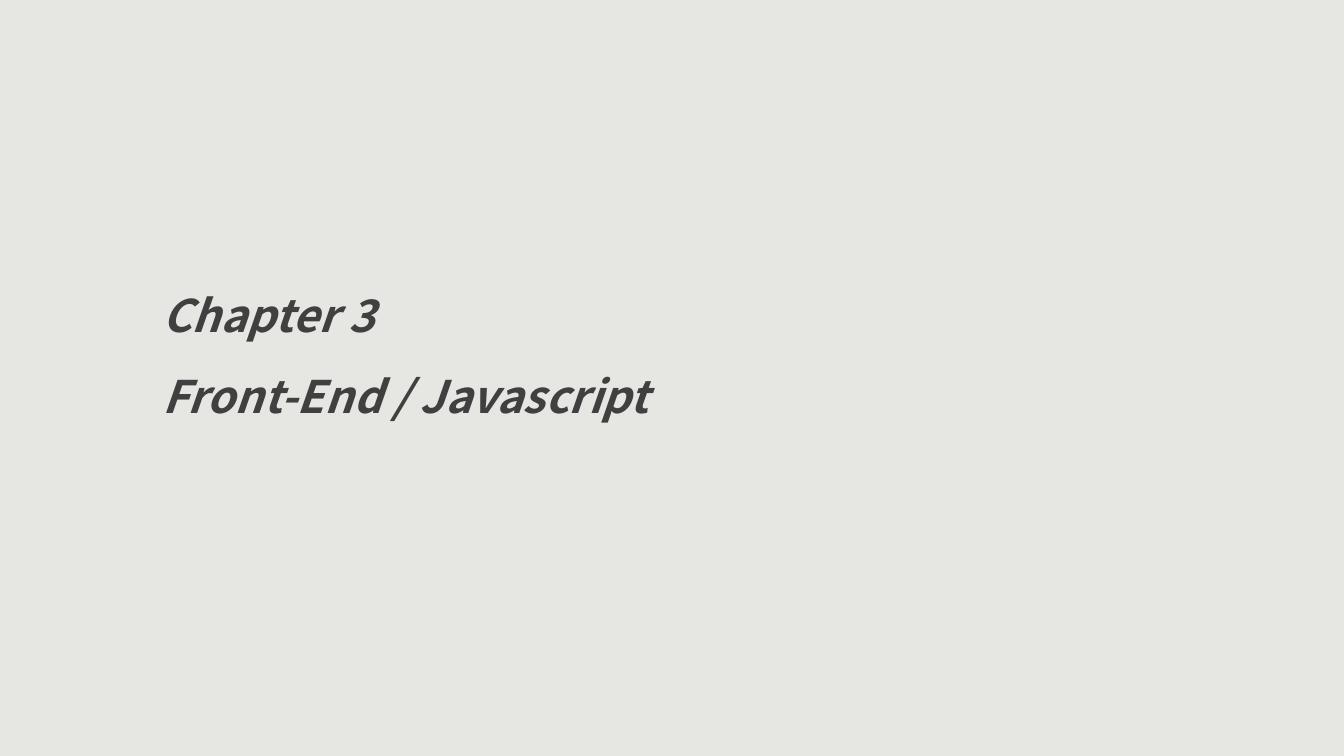
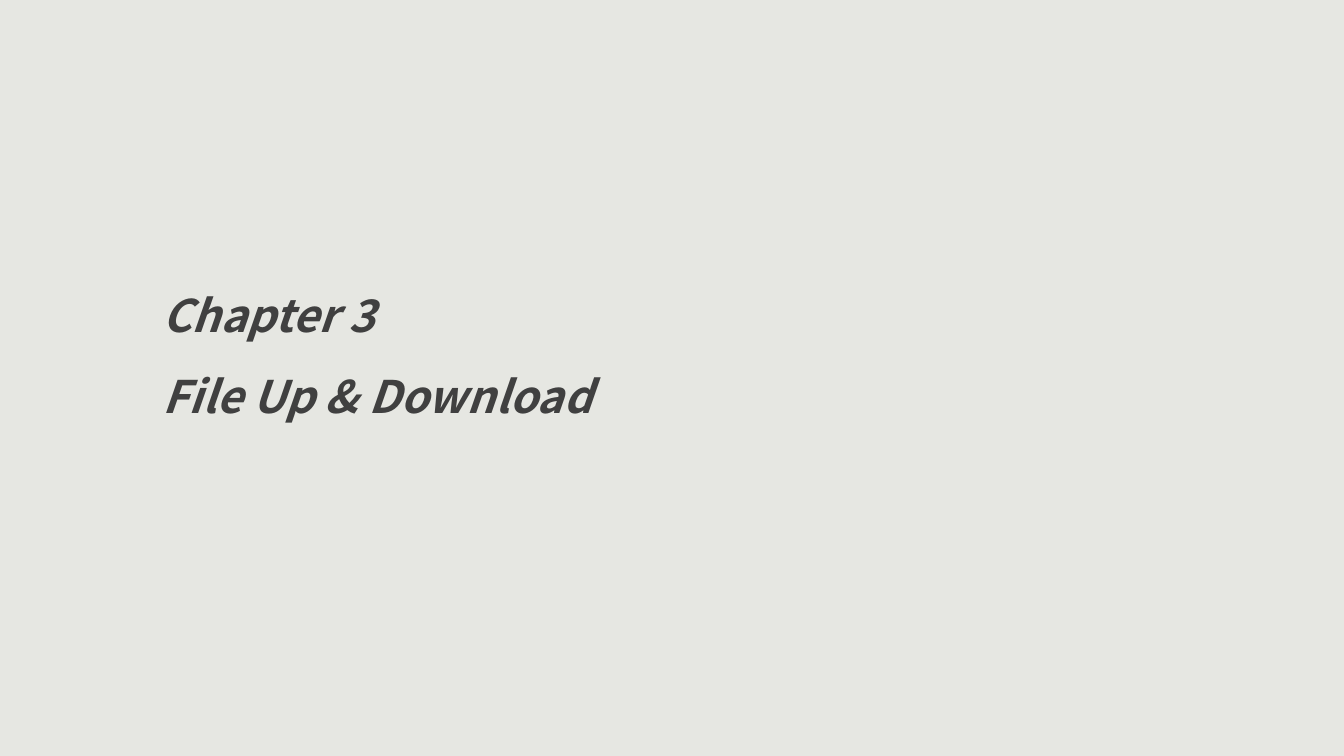
Before and after one commit to raxkson/kisec, a slide deck: slide 14 of Doc/Attack&Defense CTF-secu.pptx (slide 8 before the commit). Drawn at 1344x756 pixels with LibreOffice and Linux fonts; fonts in the diff are those of the drawing. Boxes give left, top, right and bottom in pixels: in the first picture for what was removed or moved away, otherwise in the second. Text is boxed around its words. In the diff, an @@ line names an element or a change of style, - is before the commit and + after.

```diff
--- a/Doc/Attack&Defense CTF-secu.pptx
+++ b/Doc/Attack&Defense CTF-secu.pptx
@@ text at bbox=[162, 376, 592, 423]: text changed @@
-Front-End / Javascript
+File Up & Download
```
Also in this commit, not shown: 4 other slides changed, 37 slides added, 5 slides removed.
